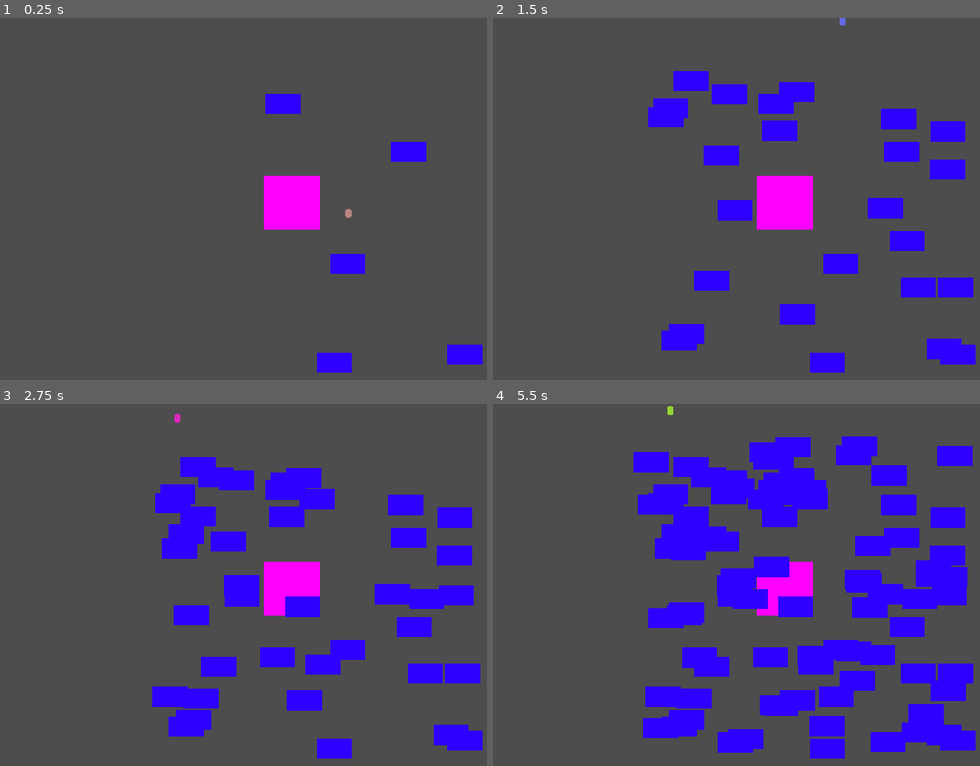
Above: before the commit, frames 1-4 (two rows, left to right).
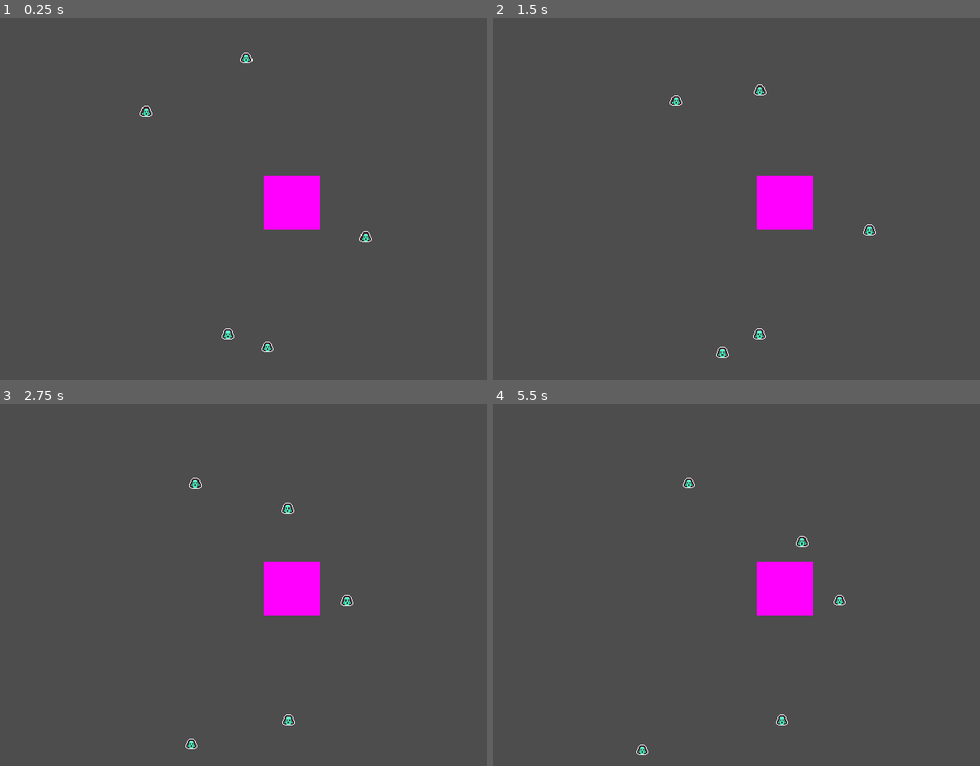
Above: after the commit, the same moments.

Repository: RiddimCrunch/TinyCreature-LudumDare56-
Game: Godot game, scene res://Scenes/World.tscn
Two runs of this game, one before a commit and one after it. Both use one fixed random seed, a clock stepped at 60 frames per second and the inputs below.
Inputs (mouse positions are in pixels of both pictures, inside the frame that each line leads up to):
- Up to frame 1 (0.25 s): no input
- Up to frame 2 (1.5 s): move the mouse to (916, 180) at 0.52 s; hold Right (ui_right) 0.53-1.25 s; hold Space (Jump) 0.53-1.25 s; click (916, 180) at 0.67 s; drag from (668, 217) to (760, 271) at 1.27 s
- Up to frame 3 (2.75 s): move the mouse to (355, 505) at 2.02 s; hold Right (ui_right) from 2.03 s (still down); hold Space (Jump) from 2.03 s (still down); click (355, 505) at 2.17 s
- Up to frame 4 (5.5 s): release Right (ui_right) at 2.75 s; release Space (Jump) at 2.75 s; drag from (760, 657) to (609, 530) at 2.77 s; move the mouse to (965, 639) at 3.52 s; hold Left (ui_left) 3.53-4.25 s; hold Space (Jump) 3.53-4.25 s; click (965, 639) at 3.67 s; drag from (609, 530) to (697, 494) at 4.27 s; tap Enter at 5 s; move the mouse to (819, 585) at 5.02 s; hold Down (ui_down) from 5.03 s (still down); hold Space (Jump) from 5.03 s (still down); click (819, 585) at 5.17 s

The runs differ from the first frame. In frame 1, 2.3% of the frame differs, in the area x 28-100%, y 9-98%; in frame 2, 9.7%; in frame 3, 15%; in frame 4, 26%, in the area x 28-100%, y 0-98%.

Commit message:
ya des gens qui bouge et des sprites

Diff:
--- /dev/null
+++ b/ludumdare/Assets/Ally/outline.gdshader
@@ -0,0 +1,73 @@
+shader_type canvas_item;
+
+uniform vec4 color : source_color = vec4(1.0);
+uniform float width : hint_range(0, 10) = 1.0;
+uniform int pattern : hint_range(0, 2) = 0; // diamond, circle, square
+uniform bool inside = false;
+uniform bool add_margins = true; // only useful when inside is false
+uniform vec2 number_of_images = vec2(1.0); // number of horizontal and vertical images in the sprite sheet
+
+varying flat vec4 modulate;
+
+void vertex() {
+	modulate = COLOR;
+
+	if (add_margins) {
+		if ((UV.x <= 0.0 || UV.x >= 1.0) && (UV.y <= 0.0 || UV.y >= 1.0)) {
+			VERTEX += (UV * 2.0 - 1.0) * width;
+		} else {
+			VERTEX += sign(VERTEX) * width; // replace sign(VERTEX) by (sign(VERTEX) * 2.0 - 1.0) if your AnimatedSprite2D isn't Centered
+		}
+	}
+}
+
+bool hasContraryNeighbour(vec2 uv, vec2 texture_pixel_size, vec2 image_top_left, vec2 image_bottom_right, sampler2D texture) {
+	for (float i = -ceil(width); i <= ceil(width); i++) {
+		float x = abs(i) > width ? width * sign(i) : i;
+		float offset;
+
+		if (pattern == 0) {
+			offset = width - abs(x);
+		} else if (pattern == 1) {
+			offset = floor(sqrt(pow(width + 0.5, 2) - x * x));
+		} else if (pattern == 2) {
+			offset = width;
+		}
+
+		for (float j = -ceil(offset); j <= ceil(offset); j++) {
+			float y = abs(j) > offset ? offset * sign(j) : j;
+			vec2 xy = uv + texture_pixel_size * vec2(x, y);
+
+			if ((xy != clamp(xy, image_top_left, image_bottom_right) || texture(texture, xy).a <= 0.0) == inside) {
+				return true;
+			}
+		}
+	}
+
+	return false;
+}
+
+void fragment() {
+	vec2 uv = UV;
+	vec2 image_top_left = floor(uv * number_of_images) / number_of_images;
+	vec2 image_bottom_right = image_top_left + vec2(1.0) / number_of_images;
+
+	if (add_margins) {
+		vec2 texture_pixel_size = vec2(1.0) / (vec2(1.0) / TEXTURE_PIXEL_SIZE + vec2(width * 2.0) * number_of_images);
+
+		uv = (uv - texture_pixel_size * width - image_top_left) * TEXTURE_PIXEL_SIZE / texture_pixel_size + image_top_left;
+
+		if (uv != clamp(uv, image_top_left, image_bottom_right)) {
+			COLOR.a = 0.0;
+		} else {
+			COLOR = texture(TEXTURE, uv) * modulate;
+		}
+	} else {
+		COLOR = texture(TEXTURE, uv) * modulate;
+	}
+
+	if ((COLOR.a > 0.0) == inside && hasContraryNeighbour(uv, TEXTURE_PIXEL_SIZE, image_top_left, image_bottom_right, TEXTURE)) {
+		COLOR.rgb = inside ? mix(COLOR.rgb, color.rgb * modulate.rgb, color.a * modulate.a) : color.rgb * modulate.rgb;
+		COLOR.a += (1.0 - COLOR.a) * color.a * modulate.a;
+	}
+}
--- /dev/null
+++ b/ludumdare/Assets/Ally/outline_mat.tres
@@ -0,0 +1,12 @@
+[gd_resource type="ShaderMaterial" load_steps=2 format=3 uid="uid://br17bjf7skqhr"]
+
+[ext_resource type="Shader" path="res://Assets/Ally/outline.gdshader" id="1_jdpwu"]
+
+[resource]
+shader = ExtResource("1_jdpwu")
+shader_parameter/color = Color(1, 1, 1, 1)
+shader_parameter/width = 1.0
+shader_parameter/pattern = 0
+shader_parameter/inside = false
+shader_parameter/add_margins = true
+shader_parameter/number_of_images = Vector2(1, 1)
--- /dev/null
+++ b/ludumdare/Scenes/Ally.tscn
@@ -0,0 +1,40 @@
+[gd_scene load_steps=6 format=3 uid="uid://b6hsh6jyb41hl"]
+
+[ext_resource type="Script" path="res://Scripts/ally.gd" id="1_ds64s"]
+[ext_resource type="Material" uid="uid://br17bjf7skqhr" path="res://Assets/Ally/outline_mat.tres" id="2_60n2i"]
+[ext_resource type="Texture2D" uid="uid://klems1ulpwnt" path="res://Assets/Ally/tile_0108.png" id="2_bttc6"]
+
+[sub_resource type="CapsuleShape2D" id="CapsuleShape2D_4330k"]
+
+[sub_resource type="CircleShape2D" id="CircleShape2D_6p1vb"]
+radius = 84.0536
+
+[node name="Ally" type="Node2D" groups=["Gentil"]]
+script = ExtResource("1_ds64s")
+
+[node name="Sprite2D" type="Sprite2D" parent="."]
+material = ExtResource("2_60n2i")
+scale = Vector2(2.5, 2.5)
+texture = ExtResource("2_bttc6")
+
+[node name="RigidBody2D" type="RigidBody2D" parent="."]
+disable_mode = 2
+
+[node name="CollisionShape2D" type="CollisionShape2D" parent="RigidBody2D"]
+shape = SubResource("CapsuleShape2D_4330k")
+
+[node name="Area2D" type="Area2D" parent="."]
+
+[node name="CollisionShape2D" type="CollisionShape2D" parent="Area2D"]
+shape = SubResource("CircleShape2D_6p1vb")
+
+[node name="Timer" type="Timer" parent="."]
+
+[node name="Area2D2" type="Area2D" parent="."]
+
+[node name="CollisionShape2D" type="CollisionShape2D" parent="Area2D2"]
+shape = SubResource("CircleShape2D_6p1vb")
+
+[connection signal="area_entered" from="Area2D" to="." method="_on_area_2d_area_entered"]
+[connection signal="timeout" from="Timer" to="." method="_on_timer_timeout"]
+[connection signal="area_entered" from="Area2D2" to="." method="_on_area_2d_area_entered"]
--- /dev/null
+++ b/ludumdare/Scenes/AllyManager.tscn
@@ -0,0 +1,3 @@
+[gd_scene format=3 uid="uid://ox0mqk51wiwg"]
+
+[node name="AllyManager" type="Node"]
--- /dev/null
+++ b/ludumdare/Scenes/CreatureCommander.tscn
@@ -0,0 +1,22 @@
+[gd_scene load_steps=5 format=3 uid="uid://dtxiabugsb33o"]
+
+[ext_resource type="Script" path="res://Scripts/creature_commander_manager.gd" id="1_cjqeu"]
+[ext_resource type="Script" path="res://Scripts/box_select.gd" id="2_cv4en"]
+[ext_resource type="Script" path="res://Scripts/line_command.gd" id="3_kot8a"]
+
+[sub_resource type="Curve" id="Curve_2jcma"]
+_data = [Vector2(0, 0), 0.0, 0.0, 0, 0, Vector2(0.248619, 1), 0.0, 0.0, 0, 0, Vector2(0.502762, 1), 0.0, 0.0, 0, 0, Vector2(0.756906, 1), 0.0, 0.0, 0, 0, Vector2(1, 0), 0.0, 0.0, 0, 0]
+point_count = 5
+
+[node name="CreatureCommander" type="Node2D"]
+script = ExtResource("1_cjqeu")
+
+[node name="BoxSelect" type="Node2D" parent="."]
+script = ExtResource("2_cv4en")
+
+[node name="LineCommand" type="Line2D" parent="."]
+width_curve = SubResource("Curve_2jcma")
+script = ExtResource("3_kot8a")
+
+[connection signal="selection_done" from="BoxSelect" to="." method="_on_box_select_selection_done"]
+[connection signal="command_done" from="LineCommand" to="." method="_on_line_command_command_done"]
--- a/ludumdare/Scenes/Enemy.tscn
+++ b/ludumdare/Scenes/Enemy.tscn
@@ -6,7 +6,10 @@
 
 [sub_resource type="CapsuleShape2D" id="CapsuleShape2D_ww1ff"]
 
-[node name="Enemy" type="Node2D"]
+[sub_resource type="CircleShape2D" id="CircleShape2D_6ohik"]
+radius = 84.0536
+
+[node name="Enemy" type="Node2D" groups=["Mechant"]]
 script = ExtResource("1_kc7uj")
 
 [node name="Mesh" type="MeshInstance2D" parent="."]
@@ -19,3 +22,10 @@
 
 [node name="CollisionShape2D" type="CollisionShape2D" parent="RigidBody2D"]
 shape = SubResource("CapsuleShape2D_ww1ff")
+
+[node name="Area2D" type="Area2D" parent="."]
+
+[node name="CollisionShape2D" type="CollisionShape2D" parent="Area2D"]
+shape = SubResource("CircleShape2D_6ohik")
+
+[connection signal="area_entered" from="Area2D" to="." method="_on_area_2d_area_entered"]
--- /dev/null
+++ b/ludumdare/Scenes/HQ.tscn
@@ -0,0 +1,25 @@
+[gd_scene load_steps=4 format=3 uid="uid://bc70i730qk1bk"]
+
+[ext_resource type="Script" path="res://Scripts/spawner.gd" id="1_jl2fb"]
+
+[sub_resource type="PlaceholderTexture2D" id="PlaceholderTexture2D_4snq2"]
+
+[sub_resource type="RectangleShape2D" id="RectangleShape2D_66760"]
+size = Vector2(183, 175)
+
+[node name="Hq" type="Node2D"]
+script = ExtResource("1_jl2fb")
+
+[node name="Sprite2D" type="Sprite2D" parent="."]
+position = Vector2(949, 602)
+scale = Vector2(182.625, 175.125)
+texture = SubResource("PlaceholderTexture2D_4snq2")
+
+[node name="SpawnerPosition" type="Marker2D" parent="."]
+position = Vector2(950, 600)
+
+[node name="Area2D" type="Area2D" parent="."]
+
+[node name="CollisionShape2D" type="CollisionShape2D" parent="Area2D"]
+position = Vector2(948.5, 601.5)
+shape = SubResource("RectangleShape2D_66760")
--- a/ludumdare/Scenes/WaveManager.tscn
+++ b/ludumdare/Scenes/WaveManager.tscn
@@ -30,6 +30,5 @@
 [node name="PauseMenu" parent="." instance=ExtResource("3_ci3y4")]
 
 [node name="Timer" type="Timer" parent="."]
-autostart = true
 
 [connection signal="timeout" from="Timer" to="." method="_on_timer_timeout"]
--- a/ludumdare/Scenes/World.tscn
+++ b/ludumdare/Scenes/World.tscn
@@ -1,25 +1,19 @@
 [gd_scene load_steps=6 format=3 uid="uid://vey6qwwf4p7n"]
 
 [ext_resource type="Script" path="res://Scripts/world.gd" id="1_64sag"]
-[ext_resource type="Script" path="res://Scripts/spawner.gd" id="2_3rx47"]
-[ext_resource type="PackedScene" uid="uid://ciu47nubcnclx" path="res://Scenes/creature.tscn" id="3_iipdw"]
+[ext_resource type="PackedScene" uid="uid://bc70i730qk1bk" path="res://Scenes/HQ.tscn" id="3_shu7y"]
 [ext_resource type="PackedScene" uid="uid://de68th1agn6x8" path="res://Scenes/WaveManager.tscn" id="4_w1avw"]
-
-[sub_resource type="PlaceholderTexture2D" id="PlaceholderTexture2D_y2jou"]
+[ext_resource type="PackedScene" uid="uid://b6hsh6jyb41hl" path="res://Scenes/Ally.tscn" id="4_yjy8p"]
+[ext_resource type="PackedScene" uid="uid://dtxiabugsb33o" path="res://Scenes/CreatureCommander.tscn" id="5_yqakn"]
 
 [node name="World" type="Node2D"]
 script = ExtResource("1_64sag")
 
-[node name="Sprite2D" type="Sprite2D" parent="."]
-position = Vector2(949, 602)
-scale = Vector2(182.625, 175.125)
-texture = SubResource("PlaceholderTexture2D_y2jou")
+[node name="WaveManager" parent="." instance=ExtResource("4_w1avw")]
 
-[node name="Spawner" type="Node2D" parent="."]
-script = ExtResource("2_3rx47")
-creature_scene = ExtResource("3_iipdw")
+[node name="Hq" parent="." instance=ExtResource("3_shu7y")]
+creature_scene = ExtResource("4_yjy8p")
 
-[node name="SpawnerPosition" type="Marker2D" parent="Spawner"]
-position = Vector2(950, 600)
+[node name="CreatureCommander" parent="." instance=ExtResource("5_yqakn")]
 
-[node name="WaveManager" parent="." instance=ExtResource("4_w1avw")]
+[connection signal="creature_spawned" from="Hq" to="." method="_on_hq_creature_spawned"]
--- /dev/null
+++ b/ludumdare/Scripts/ally.gd
@@ -0,0 +1,98 @@
+extends Node2D
+class_name Ally
+
+var health = 100
+
+var state: AllyState = AllyState.wandering
+
+var moveSpeed = 100
+var target: Vector2
+var target_set = false
+var target_enemy: Enemy = null
+
+@onready var wait_timer = $Timer
+@onready var sprite = $Sprite2D
+
+
+enum AllyState { in_combat, wandering, moving_and_looking, moving, waiting }
+
+func _ready() -> void:
+	pass
+
+func _process(delta: float) -> void:
+	match state:
+		AllyState.wandering:
+			wander(delta)
+		AllyState.in_combat:
+			attack(delta)
+		AllyState.moving_and_looking:
+			pass
+		AllyState.moving:
+			move_torward_target(delta)
+		AllyState.waiting:
+			waiting(delta)
+
+
+func cmd_set_target(cmd_target: Vector2, move_state: AllyState):
+	target = cmd_target
+	state = move_state
+
+
+func waiting(delta: float):
+	pass
+
+func attack(delta: float):
+	if (target_enemy == null):
+		state = AllyState.wandering
+		return
+
+	target = target_enemy.position
+	move_torward_target(delta)
+
+func wander(delta: float):
+	if (state != AllyState.wandering):
+		pass
+
+	if target_set:
+		move_torward_target(delta)
+	else:
+		generate_target_position()
+
+
+func generate_target_position():
+	var angle = randi_range(0, 2 * PI)
+	var radius = randi_range(100, 500)
+	target.x = position.x + cos(angle) * radius
+	target.y = position.y + sin(angle) * radius
+	if (!get_viewport_rect().has_point(target)):
+		generate_target_position()
+	target_set = true
+
+func move_and_look():
+	pass
+
+func move_torward_target(delta: float):
+	var distance = target - position
+	var direction = distance.normalized()
+	position += (direction * delta * moveSpeed)
+	var norm = distance.length()
+	if (norm < 0.5 and state == AllyState.wandering):
+		target_set = false
+		state = AllyState.waiting
+		if (wait_timer.is_stopped()):
+			wait_timer.start(2)
+
+
+func _on_area_2d_area_entered(area: Area2D) -> void:
+	if (!area.get_parent().is_in_group("Mechant")):
+		return
+	var enemy = area.get_parent()
+	if (target_enemy == null and state != AllyState.moving):
+		target_enemy = enemy
+		state = AllyState.in_combat
+
+
+func _on_timer_timeout() -> void:
+	if (state == AllyState.waiting):
+		state = AllyState.wandering
+	wait_timer.stop()
--- /dev/null
+++ b/ludumdare/Scripts/box_select.gd
@@ -0,0 +1,32 @@
+extends Node2D
+
+class_name BoxSelect
+
+signal selection_done(box_start: Vector2, box_end: Vector2)
+
+var start: Vector2 = Vector2(0,0)
+var end: Vector2 = Vector2(0,0)
+var dragging = false
+func _input(event: InputEvent) -> void:
+	if event is InputEventMouseButton and event.button_index == MOUSE_BUTTON_LEFT:
+		if event.pressed:
+			start = event.position
+			dragging = true
+		elif dragging and not event.pressed:
+			selection_done.emit(start, end)
+			start = Vector2(0,0)
+			end = Vector2(0,0)
+			queue_redraw()
+			dragging = false
+
+func _draw() -> void:
+	var c = Color.AQUAMARINE
+	draw_dashed_line(start, Vector2(start.x, end.y), c, 2)
+	draw_dashed_line(start, Vector2(end.x, start.y), c, 2)
+	draw_dashed_line(Vector2(start.x, end.y), end, c, 2)
+	draw_dashed_line(Vector2(end.x, start.y), end, c, 2)
+
+func _physics_process(delta: float) -> void:
+	if dragging:
+		end = get_global_mouse_position()
+		queue_redraw()
--- /dev/null
+++ b/ludumdare/Scripts/creature_commander_manager.gd
@@ -0,0 +1,66 @@
+extends Node2D
+
+class_name CreatureCommander
+
+@onready var root = $".."
+@onready var box_select = $BoxSelect
+@onready var line_command = $LineCommand
+var selected_obj: Array[Ally] = []
+var outline_mat = preload("res://Assets/Ally/outline_mat.tres")
+
+func command_mode(enable: bool):
+	if enable:
+		box_select.process_mode = Node.PROCESS_MODE_DISABLED
+		line_command.process_mode = Node.PROCESS_MODE_INHERIT
+	else:
+		box_select.process_mode = Node.PROCESS_MODE_INHERIT
+		line_command.process_mode = Node.PROCESS_MODE_DISABLED
+
+func clear_selected():
+	for s in selected_obj:
+		s.sprite.material = null
+	selected_obj.clear()
+
+# Called when the node enters the scene tree for the first time.
+func _ready() -> void:
+	command_mode(false)
+
+func _input(event: InputEvent) -> void:
+	if event is InputEventMouseButton and event.button_index == MOUSE_BUTTON_MASK_RIGHT:
+		clear_selected()
+		command_mode(false)
+
+func _on_box_select_selection_done(box_start: Vector2, box_end: Vector2) -> void:
+	for a in root.allies:
+		var p = a.global_position
+		var top_x = box_start.x if box_start.x < box_end.x else box_end.x
+		var bot_x = box_start.x if box_start.x > box_end.x else box_end.x
+		var top_y = box_start.y if box_start.y < box_end.y else box_end.y
+		var bot_y = box_start.y if box_start.y > box_end.y else box_end.y
+		if p.x > top_x and p.y > top_y and p.x < bot_x and p.y < bot_y:
+			selected_obj.append(a)
+
+	if selected_obj.size() > 0:
+		for s in selected_obj:
+			s.sprite.material = outline_mat
+		command_mode(true)
+
+func _on_line_command_command_done(points: PackedVector2Array) -> void:
+	var screen_size = get_viewport().get_visible_rect().size
+	var every_p = int(points.size() / selected_obj.size())
+	var c = 0
+	var p_i = 0
+	var obj_i = 0
+	while obj_i < selected_obj.size():
+		if c > every_p:
+			selected_obj[obj_i].cmd_set_target(points[p_i].clamp(Vector2.ZERO, screen_size), Ally.AllyState.moving)
+			c = 0
+			obj_i += 1
+
+		c += 1
+		p_i += 1
+
+		if p_i >= points.size():
+			p_i = 0
+	clear_selected()
+	command_mode(false)
--- a/ludumdare/Scripts/enemy.gd
+++ b/ludumdare/Scripts/enemy.gd
@@ -1,4 +1,5 @@
 extends Node2D
+class_name Enemy
 
 var health = 100
 
@@ -12,7 +13,7 @@
 func _ready() -> void:
 	randomize()
 	modulate = Color(randf(), randf(), randf(), 1.0)
-	targetPosition = Vector2(1152/2, 648/2)
+	targetPosition = get_viewport_rect().get_center()
 
 
 func _process(delta: float) -> void:
@@ -47,3 +48,6 @@
 
 func attackGentil():
 	pass
+
+func _on_area_2d_area_entered(area: Area2D) -> void:
+	pass # Replace with function body.
--- /dev/null
+++ b/ludumdare/Scripts/line_command.gd
@@ -0,0 +1,25 @@
+extends Line2D
+
+class_name LineCommand
+
+signal command_done(points: PackedVector2Array)
+
+@export var line_length = 30
+
+var dragging = false
+func _input(event: InputEvent) -> void:
+	if event is InputEventMouseButton and event.button_index == MOUSE_BUTTON_LEFT:
+		if event.pressed:
+			add_point(event.position)
+			dragging = true
+		elif dragging and not event.pressed:
+			dragging = false
+			command_done.emit(points)
+			clear_points()
+
+func _physics_process(delta: float) -> void:
+	if dragging and get_point_count() <= line_length:
+		var p = get_global_mouse_position()
+		var length = (p - get_point_position(get_point_count()-1)).length()
+		if length > 50:
+			add_point(p)
--- a/ludumdare/Scripts/spawner.gd
+++ b/ludumdare/Scripts/spawner.gd
@@ -2,6 +2,8 @@
 
 @export var creature_scene: PackedScene
 @export var MobTable = preload("res://Scripts/mob_table.gd")
+
+signal creature_spawned(creature: Ally)
 
 # Called when the node enters the scene tree for the first time.
 func spawn(points_available: int) -> void:
@@ -12,4 +14,5 @@
 		var range = 500
 		creature.position = spawner_location.global_position + Vector2(randi_range(-range, range), randi_range(-range, range))
 		add_child(creature)
+		creature_spawned.emit(creature)
 		print("Spawned %s" % i)
--- a/ludumdare/Scripts/wave_manager.gd
+++ b/ludumdare/Scripts/wave_manager.gd
@@ -11,6 +11,9 @@
 @export var maxCount = 1
 
 @onready var pauseMenu = $PauseMenu
+@onready var timer = $Timer
+
+var is_spawning = false
 
 var spawn_timer: float = 0.0
 var spawn_interval: float = 1.
@@ -23,13 +26,16 @@
 
 
 func _input(_event):
-	if Input.get_action_strength("Jump"):
-		clear_enemies()
 	if Input.get_action_strength("Escape"):
 		if hideOpenMenu() == true:
 			pauseMenu.hide()
 		else:
 			pauseMenu.show()
+
+func start_spawning():
+	if (!is_spawning):
+		timer.start(1)
+		is_spawning = true
 
 func _process(_delta: float) -> void:
 	pass
@@ -74,7 +80,10 @@
 		if arrayEnemy.size() == 0:
 			maxCount *= 1.3 + 1
 			print(maxCount)
-			waveIndex +=1
+			waveIndex += 1
 		if count < maxCount:
 			spawnEnemy()
+		elif count >= maxCount:
+			timer.stop()
+			is_spawning = false
 	print(waveIndex)
--- a/ludumdare/Scripts/world.gd
+++ b/ludumdare/Scripts/world.gd
@@ -12,7 +12,9 @@
 
 # Called when the node enters the scene tree for the first time.
 func _ready() -> void:
-		pass
+		is_running = true
+		game_state = GameState.in_combat
+		new_game()
 
 
 # Called every frame. 'delta' is the elapsed time since the previous frame.
@@ -23,7 +25,13 @@
 	if game_state == GameState.between_combat:
 		new_game()
 	elif game_state == GameState.in_combat:
-		in_combat()
+		check_win_lose()
+
+
+func _input(_event):
+	if Input.get_action_strength("Jump"):
+		$WaveManager.clear_enemies()
+		$WaveManager.start_spawning()
 
 
 func win_round(round: int):
@@ -35,22 +43,21 @@
 	pass
 
 func new_game():
-	$Spawner.spawn(point_counter)
-	$WaveManager.spawnEnemy()
+	$Hq.spawn(point_counter)
+	$WaveManager.start_spawning()
 	current_round += 1
 	game_state = GameState.in_combat
 
-func in_combat():
+func check_win_lose():
 	var enemies = $WaveManager.arrayEnemy
-
-	for ally in allies:
-		print(ally)
-	for enemy in enemies:
-		print(enemy)
 
 	if (hq_health <= 0):
 		lose_round(current_round)
-	elif (enemies.is_empty()):
+	elif (enemies.is_empty() and !$WaveManager.is_spawning):
 		win_round(current_round)
 	elif (allies.is_empty()):
 		lose_round(current_round)
+
+
+func _on_hq_creature_spawned(creature: Ally) -> void:
+	allies.append(creature) # Replace with function body.
--- a/ludumdare/project.godot
+++ b/ludumdare/project.godot
@@ -22,6 +22,11 @@
 window/size/viewport_height=1180
 window/stretch/mode="canvas_items"
 
+[global_group]
+
+Gentil=""
+Mechant=""
+
 [input]
 
 Jump={
@@ -34,3 +39,7 @@
 "events": [Object(InputEventKey,"resource_local_to_scene":false,"resource_name":"","device":-1,"window_id":0,"alt_press …(195 unchanged characters)…
 ]
 }
+
+[rendering]
+
+textures/canvas_textures/default_texture_filter=0
Binary file added: ludumdare/Assets/Ally/tile_0108.png
Not shown: 1 places in ludumdare/Scenes/Enemy.tscn that only renumber resources
